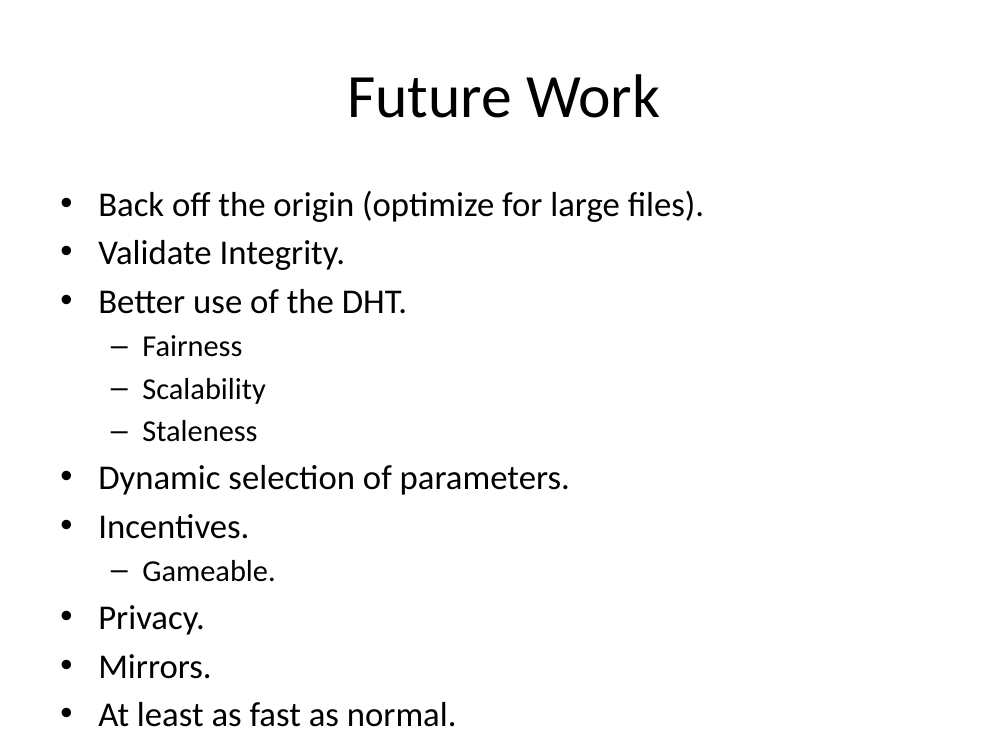
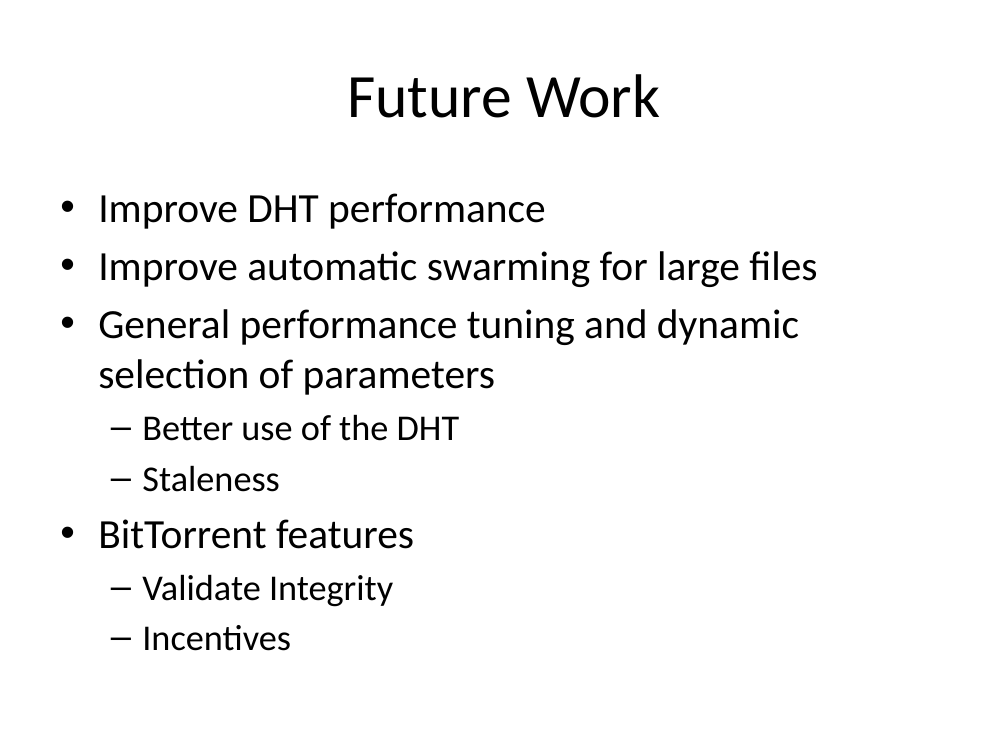
Before and after one commit to rdp/p2pwebclient, a slide deck: slide 35 of thesis_presentation/How to Make the Internet Faster.pptx (slide 42 before the commit). Drawn at 1008x756 pixels with LibreOffice and Linux fonts; fonts in the diff are those of the drawing. Boxes give left, top, right and bottom in pixels: in the first picture for what was removed or moved away, otherwise in the second. Text is boxed around its words. In the diff, an @@ line names an element or a change of style, - is before the commit and + after.

```diff
--- a/thesis_presentation/How to Make the Internet Faster.pptx
+++ b/thesis_presentation/How to Make the Internet Faster.pptx
@@ text at <box>98,193,817,441</box>: text changed; size 24.8 to 29.6 pt @@
-• Back off the origin (optimize for large files).
-• Validate Integrity.
-• Better use of the DHT.
-  – Fairness
-  – Scalability
+• Improve DHT performance
+• Improve automatic swarming for large files
+• General performance tuning and dynamic selection of parameters
+  – Better use of the DHT
@@ text at <box>142,465,280,492</box>: size 21.7 to 25.9 pt in "Staleness" @@
@@ text at <box>98,519,414,651</box>: text changed; size 24.8 to 25.9 pt @@
-• Dynamic selection of parameters.
-• Incentives.
-  – Gameable.
-• Privacy.
-• Mirrors.
-• At least as fast as normal.
+• BitTorrent features
+  – Validate Integrity
+  – Incentives
```
Also in this commit, not shown: 10 other slides changed, 1 slide added, 9 slides removed.
